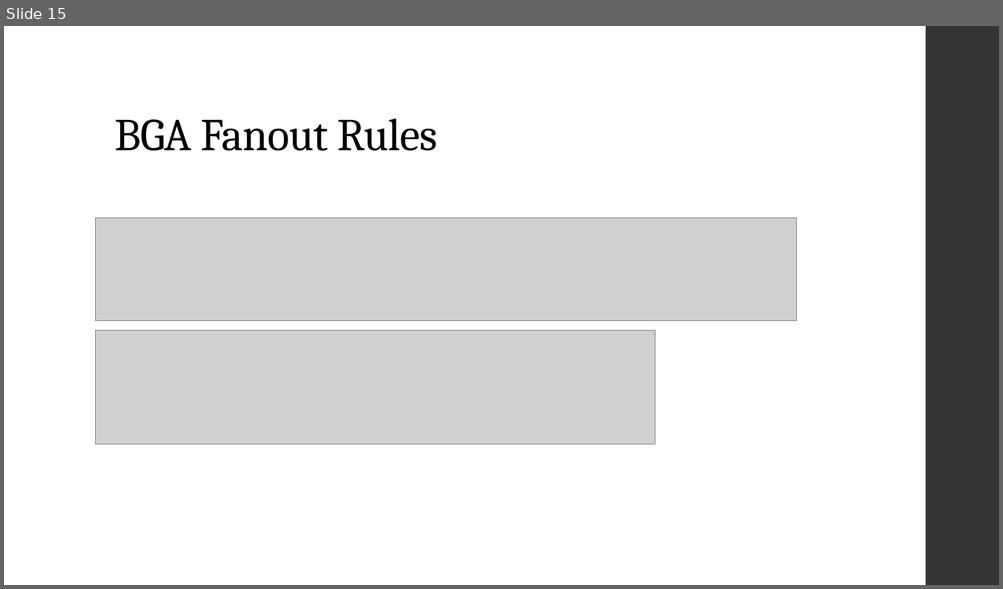
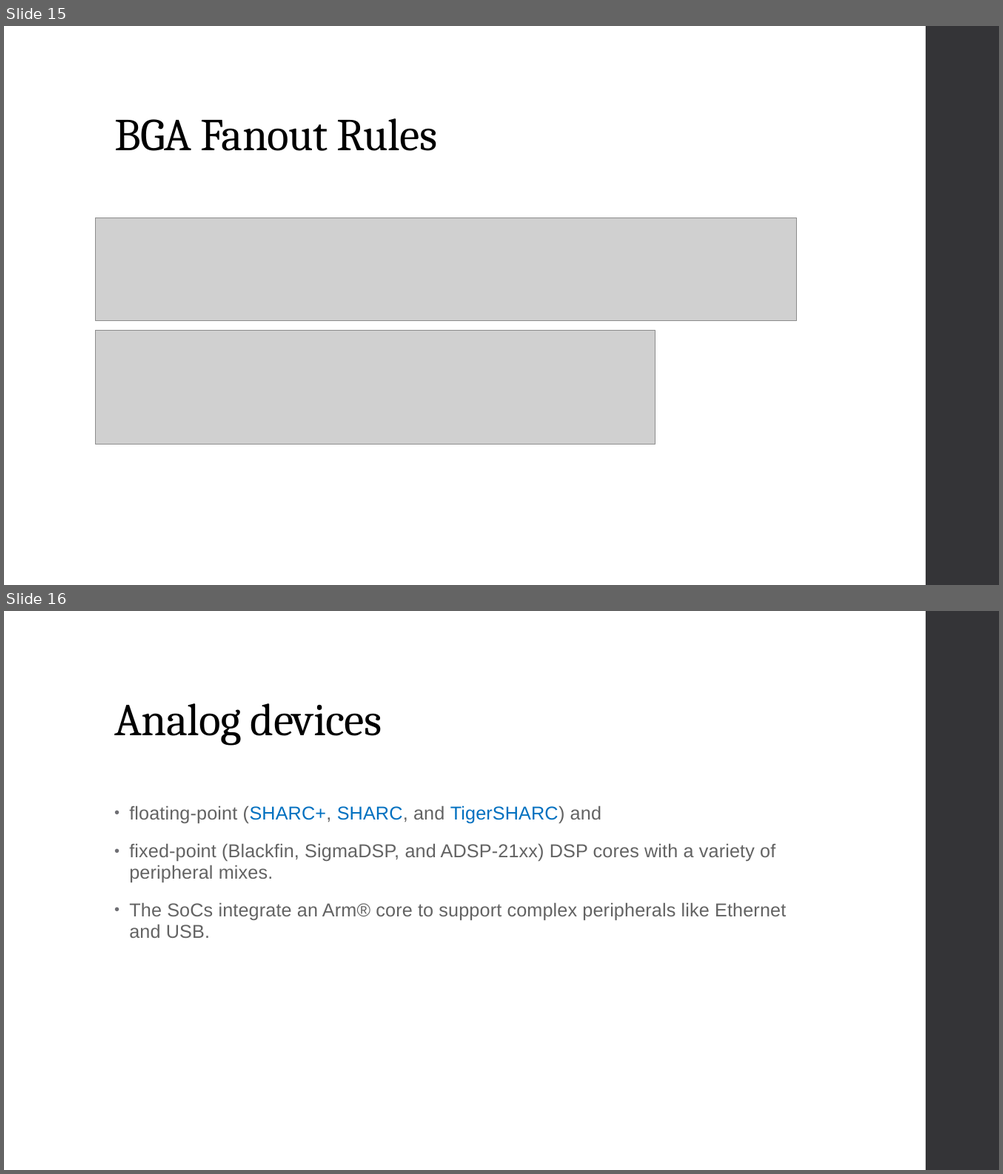
Before and after one commit to altay-brusan/blackfin-som, a slide deck: Artifacts/Reports/Design Guide.pptx. Shown one above the other, each under a label of ours: slide 15 before the commit, slides 15 and 16 after it. The pictures are 1003x589 and 1003x1174 pixels, drawn with LibreOffice and Linux fonts; fonts in the diff are those of the drawing; grey boxes stand for pictures. Boxes give left, top, right and bottom in pixels: in the first picture for what was removed or moved away, otherwise in the second. Text is boxed around its words. In the diff, an @@ line names an element or a change of style, - is before the commit and + after.

```diff
--- a/Artifacts/Reports/Design Guide.pptx
+++ b/Artifacts/Reports/Design Guide.pptx
@@ slide 16 added at (4,611,999,1170), background #FFFFFF; not listed: 1 template element that a slide beside it also shows @@
@@ title added at (114,703,382,745), 44 pt, text #000000 @@
+Analog devices
@@ text added at (129,806,785,938), 18 pt, text #636363 @@
+• floating-point (SHARC+, SHARC, and TigerSHARC) and
+• fixed-point (Blackfin, SigmaDSP, and ADSP-21xx) DSP cores with a variety of peripheral mixes.
+• The SoCs integrate an Arm® core to support complex peripherals like Ethernet and USB.
```
Also in this commit, not shown: 13 other slides added, 11 other files.
